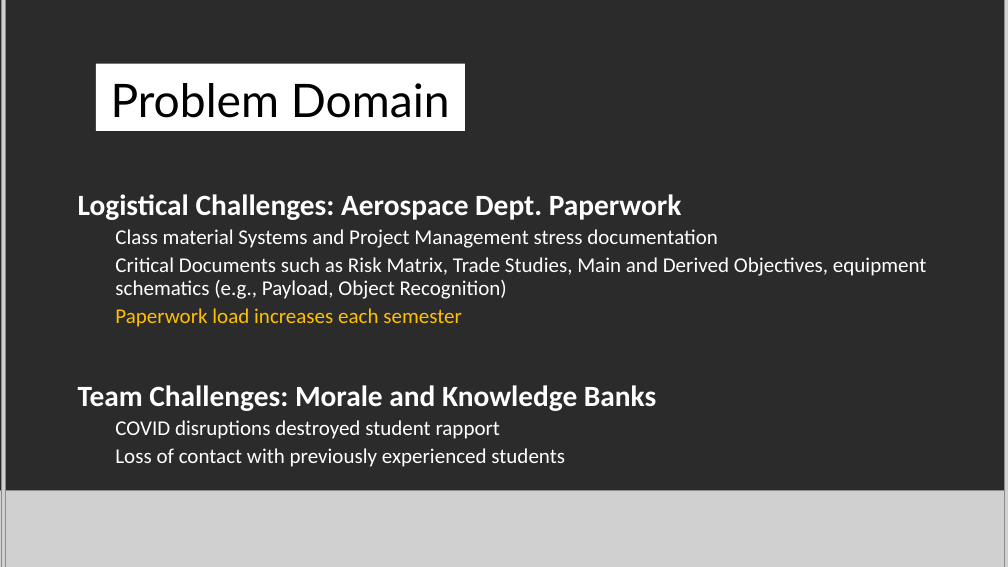
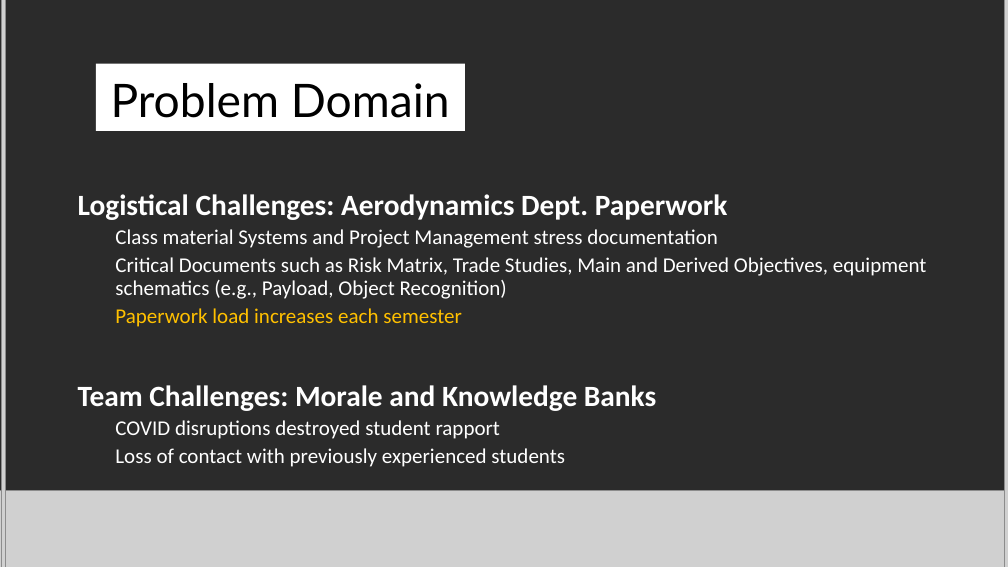
Before and after one commit to LoloMarty/2024-, a slide deck: slide 33 of CS4210/finalPresentation.pptx (slide 31 before the commit). Drawn at 1008x567 pixels with LibreOffice and Linux fonts; fonts in the diff are those of the drawing; grey boxes stand for pictures; background and template pictures are left out; a plain dark background stands for a picture behind light text. Boxes give left, top, right and bottom in pixels: in the first picture for what was removed or moved away, otherwise in the second. Text is boxed around its words. In the diff, an @@ line names an element or a change of style, - is before the commit and + after.

```diff
--- a/CS4210/finalPresentation.pptx
+++ b/CS4210/finalPresentation.pptx
@@ text at (x1=78, y1=194, x2=728, y2=220): text changed @@
-Logistical Challenges: Aerospace Dept. Paperwork
+Logistical Challenges: Aerodynamics Dept. Paperwork
```
Also in this commit, not shown: 4 other slides changed, 10 slides added, 3 slides removed.
